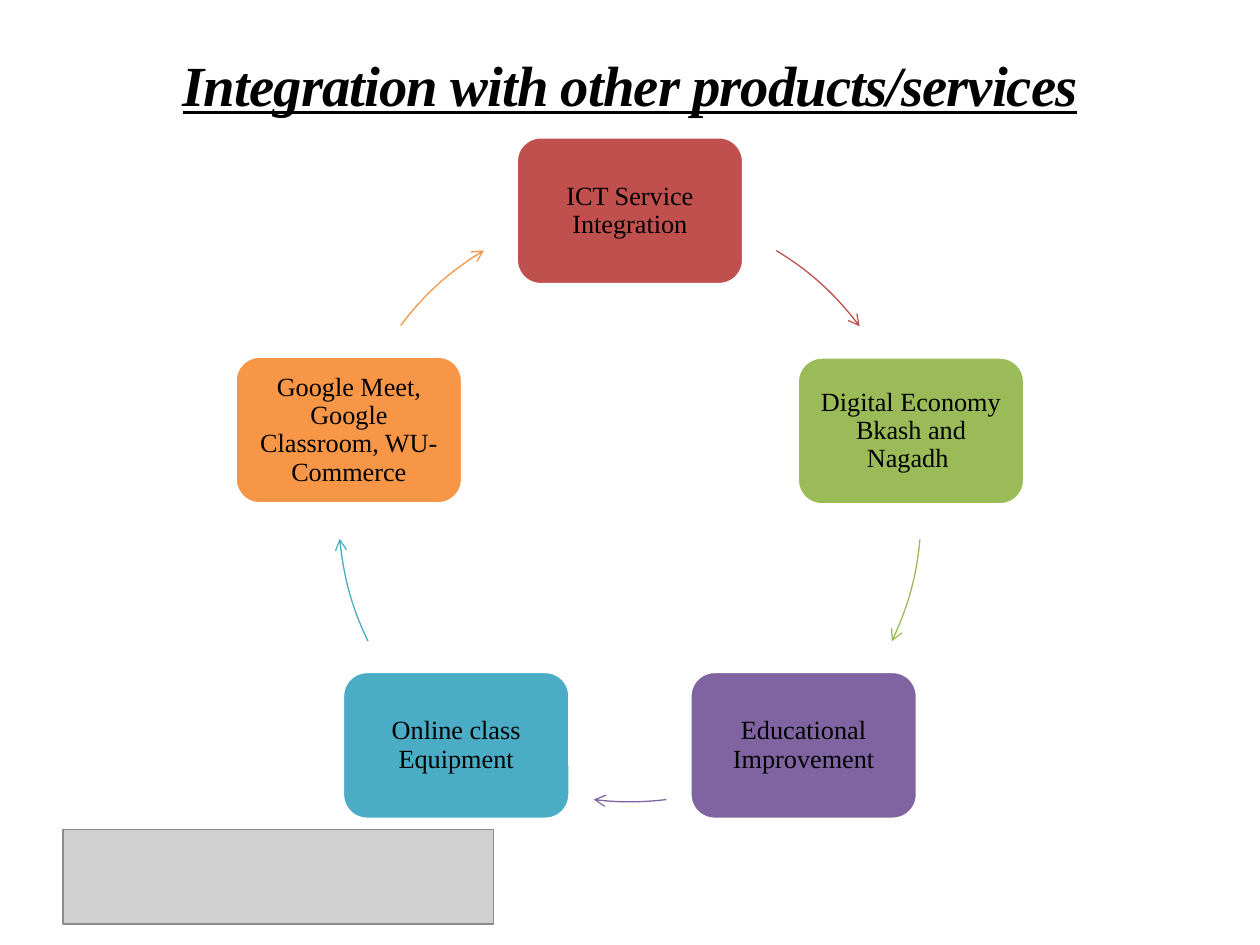
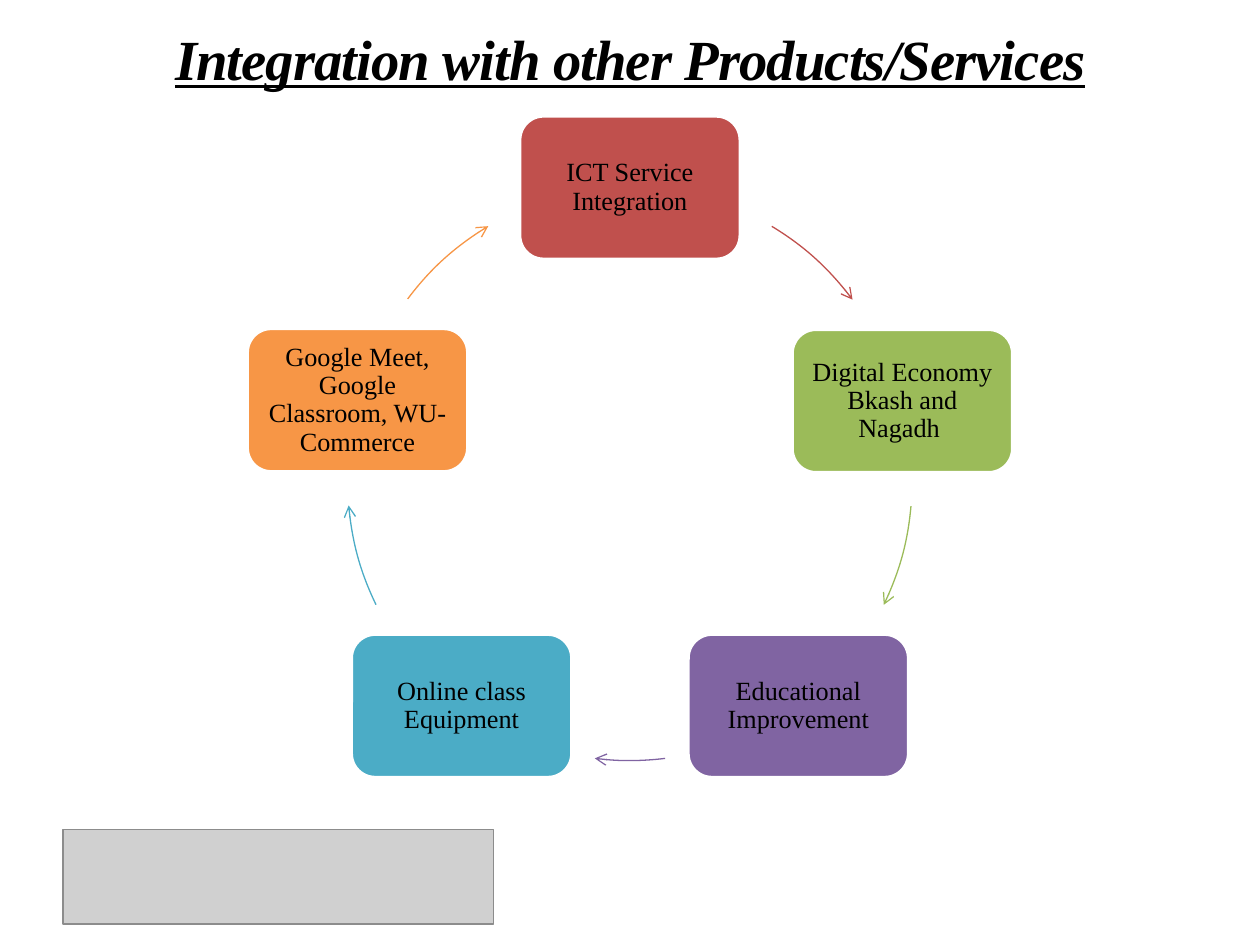
Before and after one commit to Shuvoneel/SRCL, a slide deck: slide 21 of Startup/Presentation_iDEA.pptx. Drawn at 1260x945 pixels with LibreOffice and Linux fonts; fonts in the diff are those of the drawing; grey boxes stand for pictures; background and template pictures are left out. Boxes give left, top, right and bottom in pixels: in the first picture for what was removed or moved away, otherwise in the second. Text is boxed around its words. In the diff, an @@ line names an element or a change of style, - is before the commit and + after.

```diff
--- a/Startup/Presentation_iDEA.pptx
+++ b/Startup/Presentation_iDEA.pptx
@@ title at [175, 40, 1086, 91]: text changed @@
-Integration with other products/services
+Integration with other Products/Services
@@ rounded rectangle: place and size @@
-rounded rectangle at [517, 137, 745, 285]
+rounded rectangle at [519, 116, 740, 260]
@@ text "ICT Service Integration": place and size @@
-text "ICT Service Integration" at [566, 187, 694, 239]
+text "ICT Service Integration" at [566, 163, 694, 216]
@@ freeform shape: place and size @@
-freeform shape at [328, 208, 919, 799]
+freeform shape at [336, 185, 910, 759]
@@ freeform shape: place and size @@
-freeform shape at [330, 218, 921, 809]
+freeform shape at [339, 194, 912, 767]
@@ freeform shape: place and size @@
-freeform shape at [334, 210, 925, 801]
+freeform shape at [344, 188, 917, 761]
@@ freeform shape: place and size @@
-freeform shape at [339, 217, 930, 808]
+freeform shape at [348, 194, 921, 767]
@@ freeform shape: place and size @@
-freeform shape at [341, 208, 932, 799]
+freeform shape at [350, 185, 924, 759]
@@ rounded rectangle: place and size @@
-rounded rectangle at [236, 357, 464, 504]
+rounded rectangle at [247, 329, 467, 472]
@@ rounded rectangle: place and size @@
-rounded rectangle at [798, 357, 1026, 504]
+rounded rectangle at [793, 329, 1013, 472]
@@ text "Google Meet, Google Classroom, WU-Commerce": place and size @@
-text "Google Meet, Google Classroom, WU-Commerce" at [260, 377, 437, 482]
+text "Google Meet, Google Classroom, WU-Commerce" at [269, 347, 446, 452]
@@ text "Digital Economy Bkash and Nagadh": place and size @@
-text "Digital Economy Bkash and Nagadh" at [821, 392, 1001, 473]
+text "Digital Economy Bkash and Nagadh" at [812, 362, 993, 443]
@@ rounded rectangle: place and size @@
-rounded rectangle at [343, 672, 571, 819]
+rounded rectangle at [352, 634, 572, 777]
@@ text "Online class Equipment": place and size @@
-text "Online class Equipment" at [392, 720, 521, 774]
+text "Online class Equipment" at [397, 681, 526, 734]
@@ rounded rectangle: place and size @@
-rounded rectangle at [690, 672, 919, 819]
+rounded rectangle at [688, 634, 908, 777]
@@ text "Educational Improvement": place and size @@
-text "Educational Improvement" at [733, 721, 874, 774]
+text "Educational Improvement" at [728, 682, 869, 734]
```
Also in this commit, not shown: 23 other slides changed, 22 other files.
